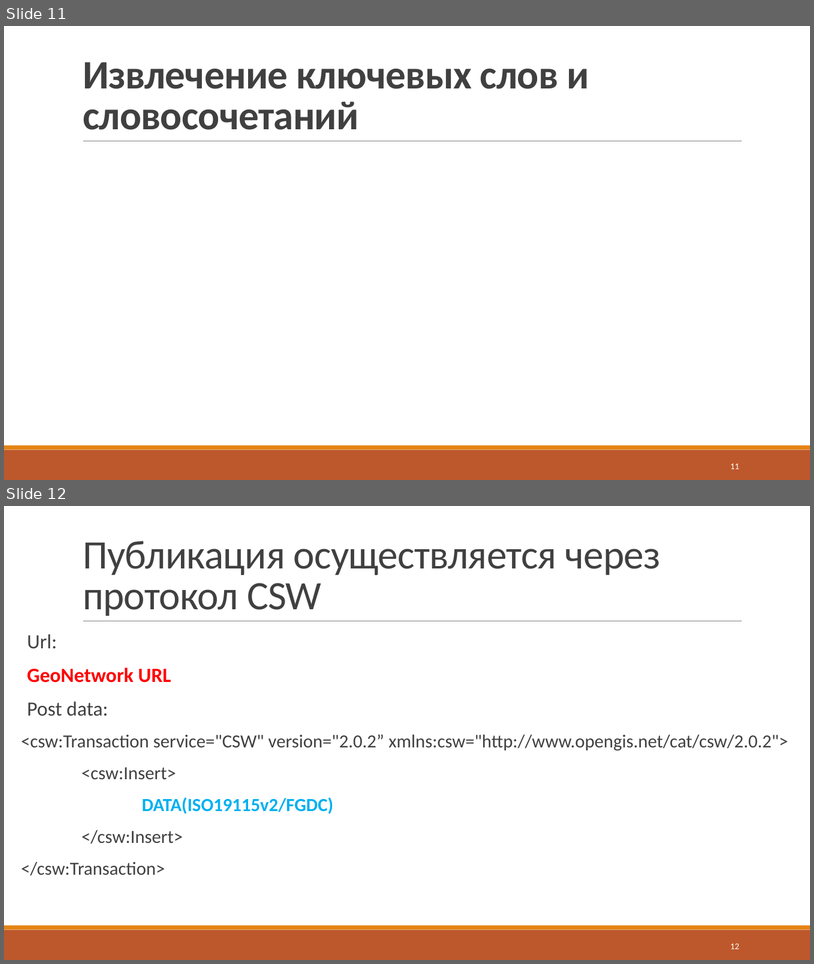
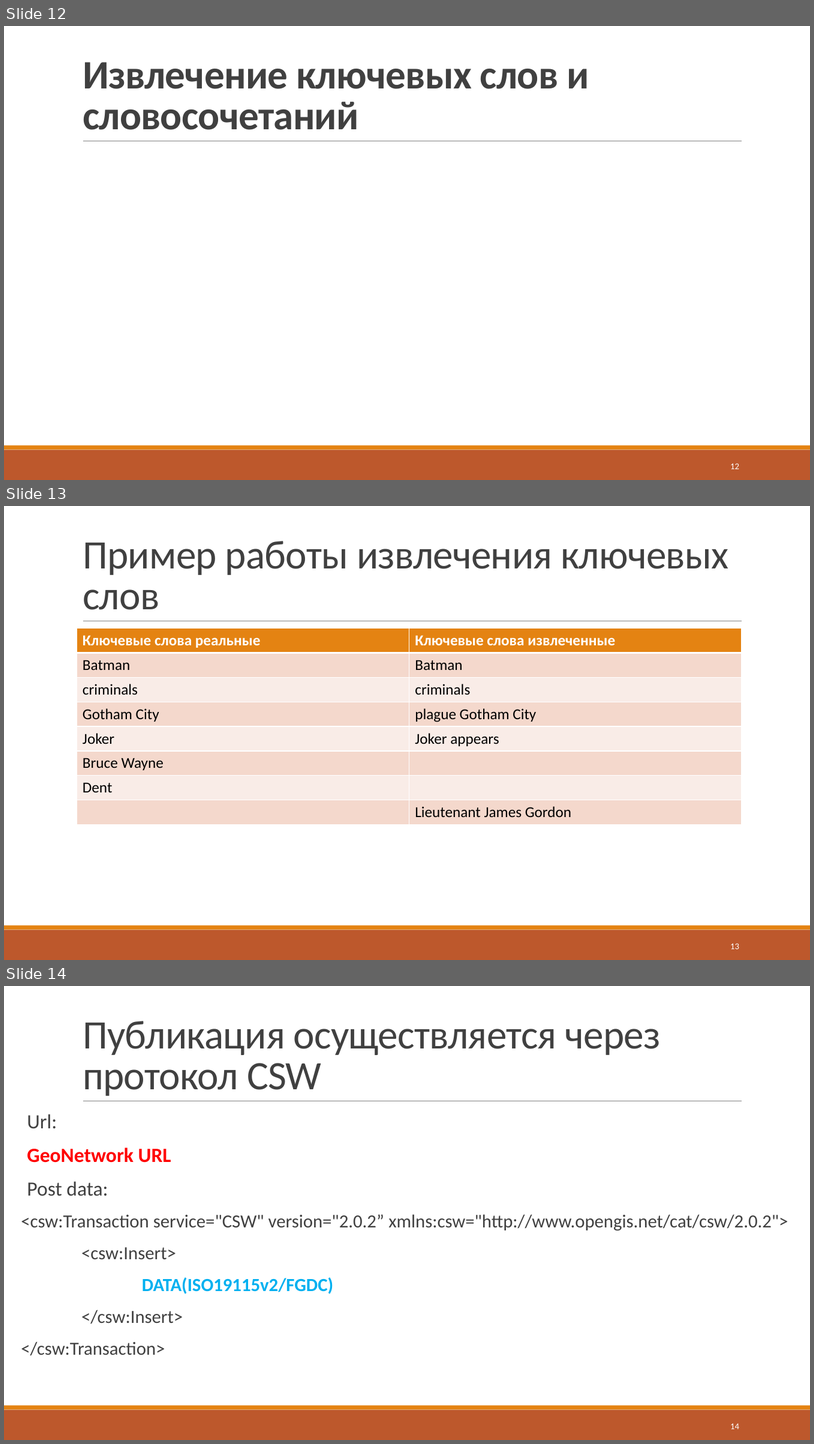
Before and after one commit to J-CITY/METADATA-EXTRACTOR, a slide deck: report.pptx. Shown one above the other, each under a label of ours: slides 11 and 12 before the commit, slides 12, 13 and 14 after it. The pictures are 814x964 and 814x1444 pixels, drawn with LibreOffice and Linux fonts; fonts in the diff are those of the drawing; grey boxes stand for pictures. Boxes give left, top, right and bottom in pixels: in the first picture for what was removed or moved away, otherwise in the second. Text is boxed around its words. In the diff, an @@ line names an element or a change of style, - is before the commit and + after.

```diff
--- a/report.pptx
+++ b/report.pptx
@@ slide 13 added at (x1=4, y1=506, x2=810, y2=960), background #FFFFFF; not listed: 3 template elements that a slide beside it also shows @@
@@ title added at (x1=83, y1=541, x2=729, y2=610), 48 pt, text #404040 @@
+Пример работы извлечения ключевых слов
@@ table added at (x1=77, y1=628, x2=742, y2=824), 8 rows, 2 columns @@
+Ключевые слова реальные | Ключевые слова извлеченные
+Batman | Batman
+criminals | criminals
+Gotham City | plague Gotham City
+Joker | Joker appears
+Bruce Wayne | 
+Dent | 
+ | Lieutenant James Gordon
@@ page number added at (x1=731, y1=943, x2=740, y2=949), 10.5 pt, text #FFFFFF @@
+13
@@ what was slide 11 is now slide 12 @@
@@ page number at (x1=731, y1=463, x2=740, y2=469): text changed @@
-11
+12
@@ what was slide 12 is now slide 14 @@
@@ page number at (x1=731, y1=1423, x2=740, y2=1429): text changed @@
-12
+14
```
Also in this commit, not shown: 3 slides changed, 3 other slides added, 2 other files.
